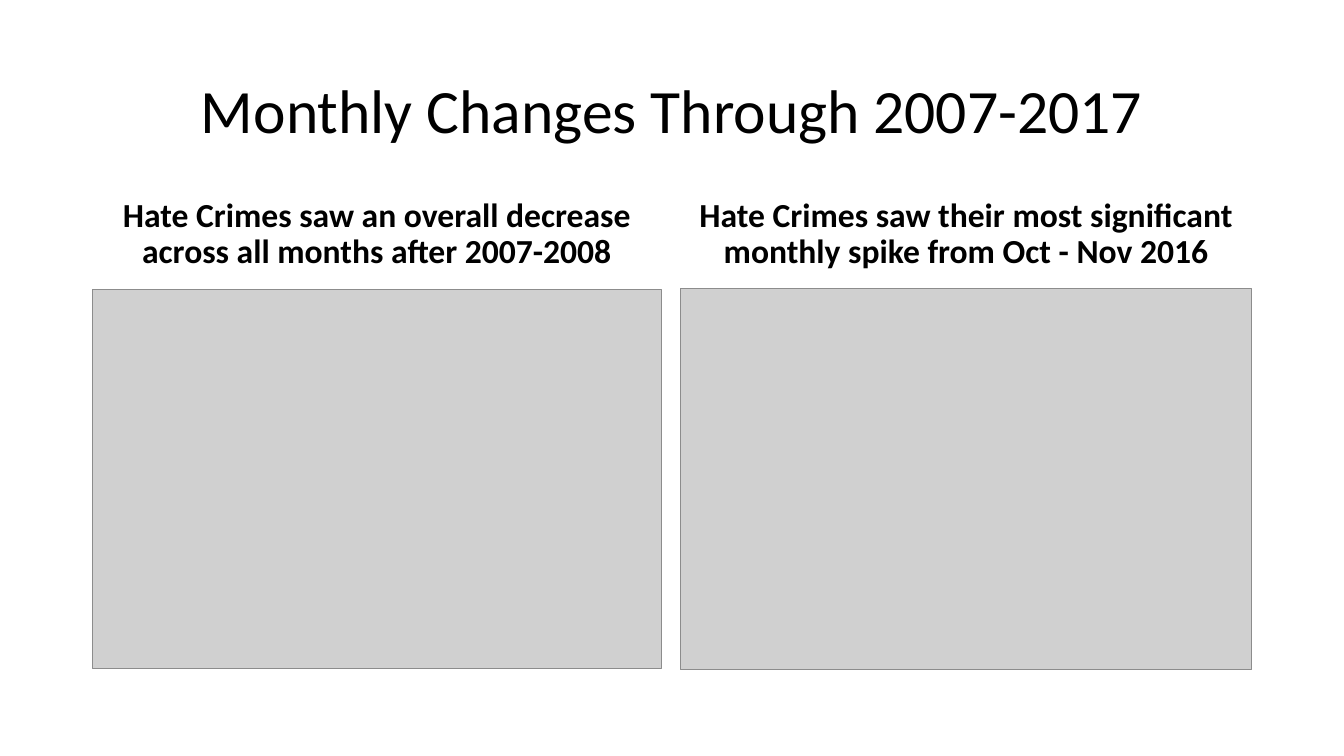
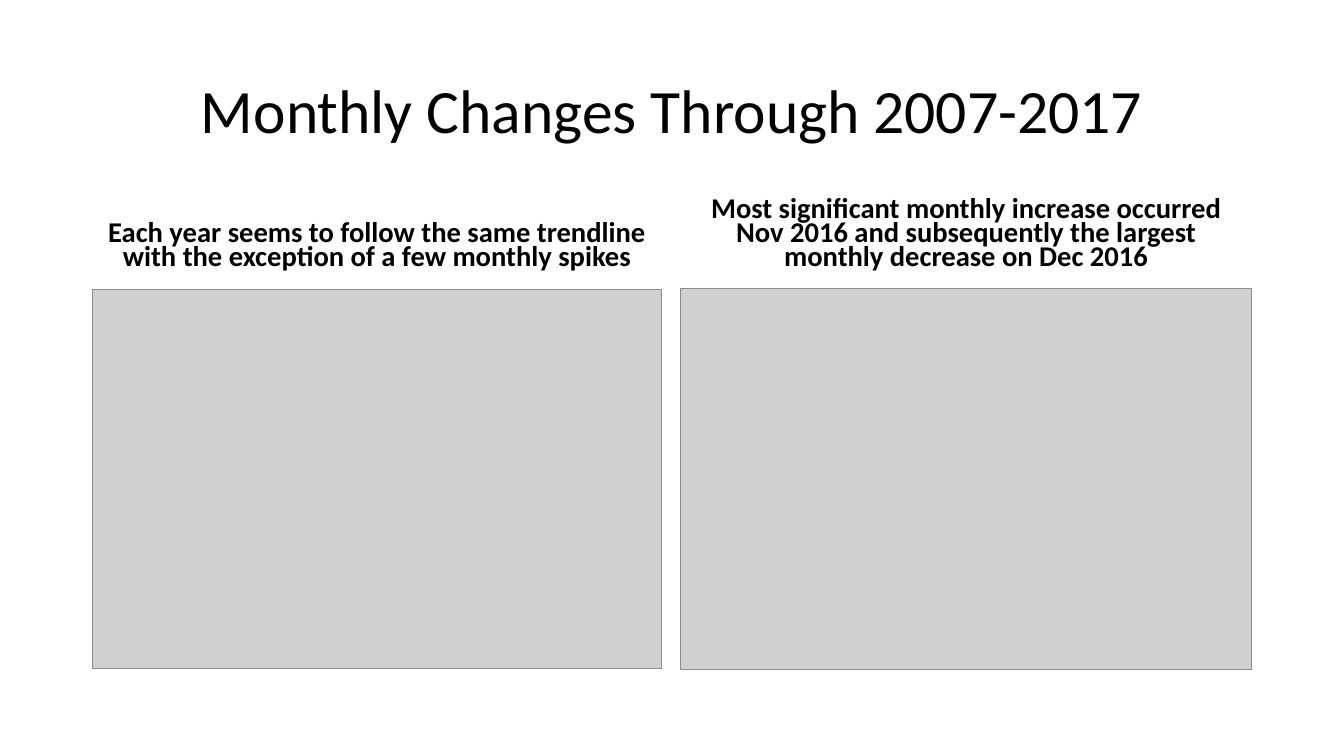
Before and after one commit to gupta-d/Is-hate-crime-on-rise, a slide deck: slide 22 of Hate_Crimes_Data_Analysis_Presentation_DRAFT.pptx (slide 23 before the commit). Drawn at 1344x756 pixels with LibreOffice and Linux fonts; fonts in the diff are those of the drawing; grey boxes stand for pictures. Boxes give left, top, right and bottom in pixels: in the first picture for what was removed or moved away, otherwise in the second. Text is boxed around its words. In the diff, an @@ line names an element or a change of style, - is before the commit and + after.

```diff
--- a/Hate_Crimes_Data_Analysis_Presentation_DRAFT.pptx
+++ b/Hate_Crimes_Data_Analysis_Presentation_DRAFT.pptx
@@ text at (x1=711, y1=198, x2=1221, y2=271): text changed; size 24 to 20.4 pt @@
-Hate Crimes saw their most significant monthly spike from Oct - Nov 2016
+Most significant monthly increase occurred Nov 2016 and subsequently the largest monthly decrease on Dec 2016
@@ text at (x1=108, y1=222, x2=645, y2=271): text changed; size 24 to 20.4 pt @@
-Hate Crimes saw an overall decrease across all months after 2007-2008
+Each year seems to follow the same trendline with the exception of a few monthly spikes
```
Also in this commit, not shown: 9 other slides changed, 1 slide added, 2 slides removed, 8 other files.
